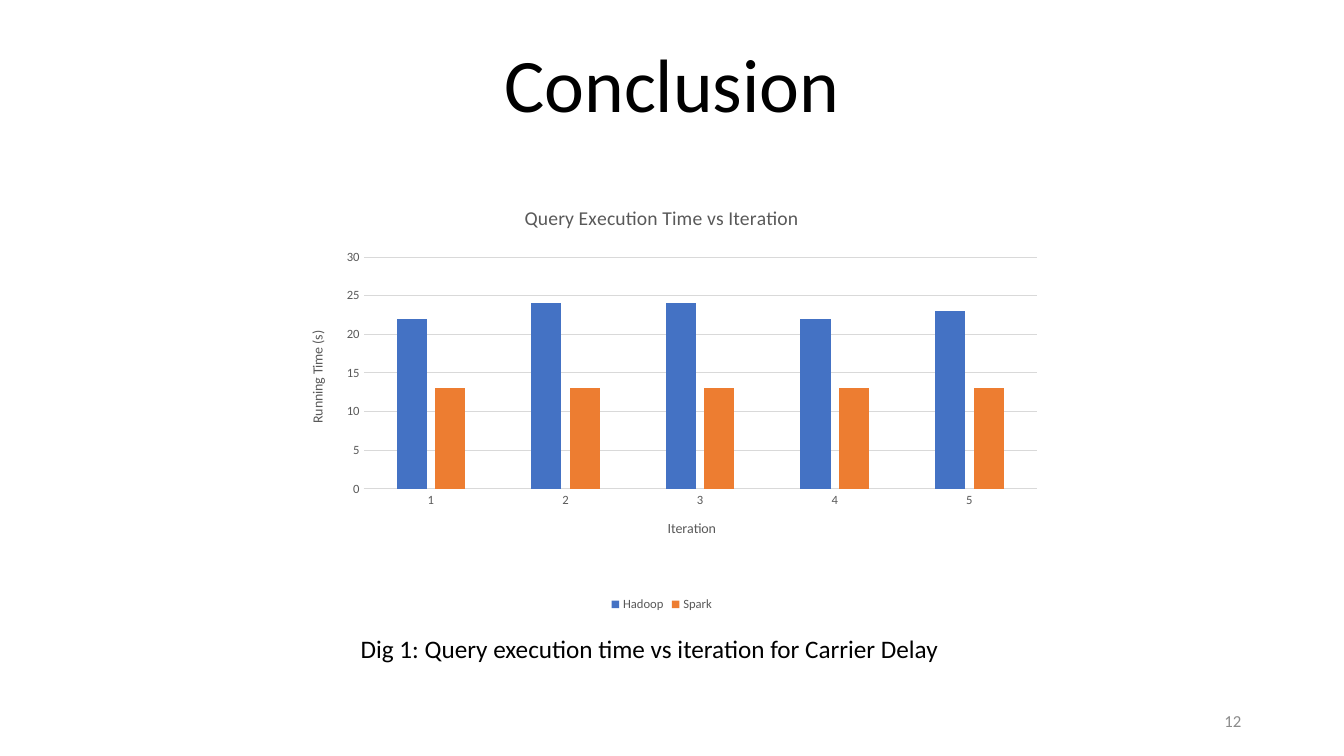
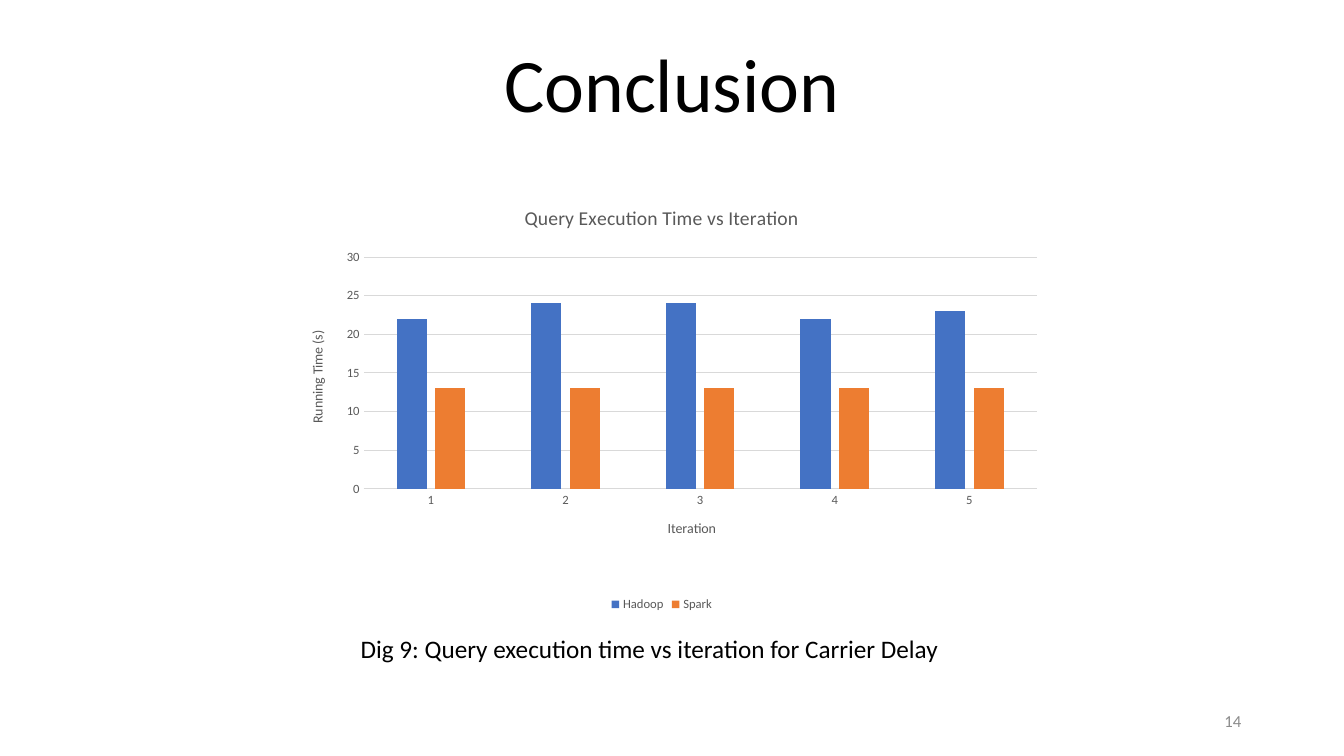
Before and after one commit to hashani26/UoM_MapReduce-vs-Spark, a slide deck: slide 14 of Demo/UOM_239327K.pptx (slide 12 before the commit). Drawn at 1344x756 pixels with LibreOffice and Linux fonts; fonts in the diff are those of the drawing. Boxes give left, top, right and bottom in pixels: in the first picture for what was removed or moved away, otherwise in the second. Text is boxed around its words. In the diff, an @@ line names an element or a change of style, - is before the commit and + after.

```diff
--- a/Demo/UOM_239327K.pptx
+++ b/Demo/UOM_239327K.pptx
@@ text at bbox=[361, 640, 938, 663]: text changed @@
-Dig 1: Query execution time vs iteration for Carrier Delay
+Dig 9: Query execution time vs iteration for Carrier Delay
@@ page number at bbox=[1224, 716, 1241, 727]: text changed @@
-12
+14
```
Also in this commit, not shown: 5 other slides changed, 2 slides added.
